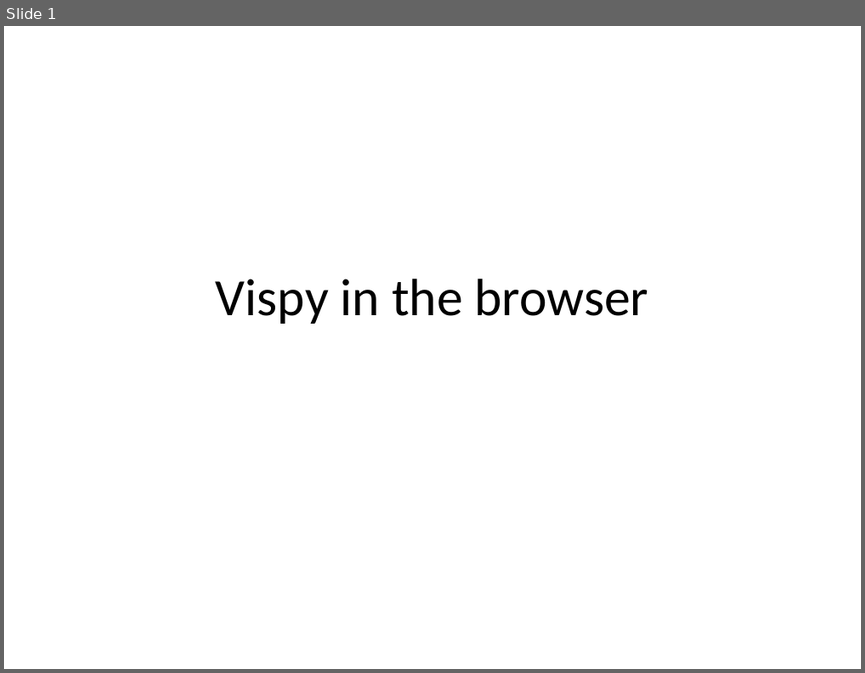
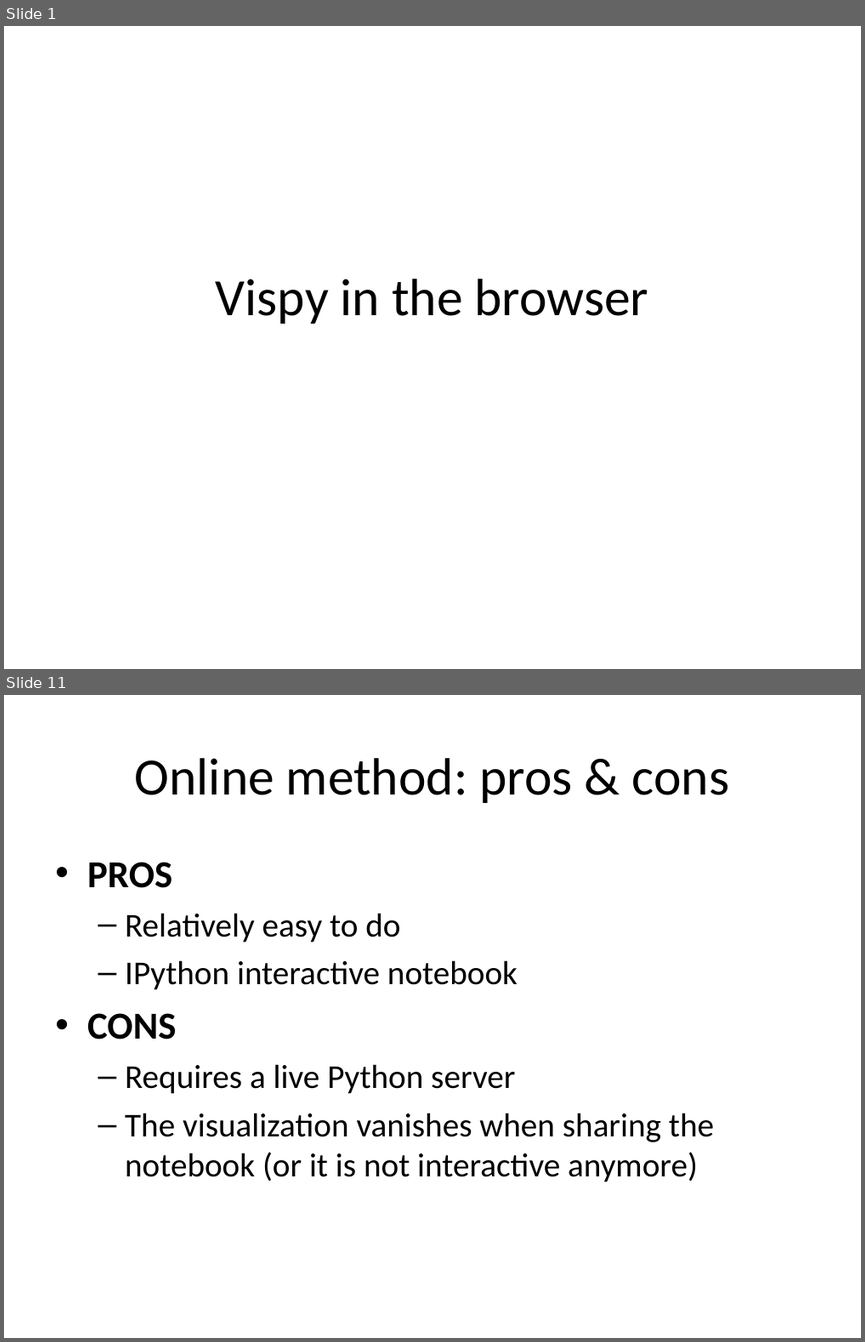
Before and after one commit to vispy/codecamp-esrf-2014, a slide deck: cr/4-webgl/webgl.ppt. Shown one above the other, each under a label of ours: slide 1 before the commit, slides 1 and 11 after it; the slides between them are not shown. The pictures are 865x673 and 865x1342 pixels, drawn with LibreOffice and Linux fonts; fonts in the diff are those of the drawing. Boxes give left, top, right and bottom in pixels: in the first picture for what was removed or moved away, otherwise in the second. Text is boxed around its words. In the diff, an @@ line names an element or a change of style, - is before the commit and + after.

```diff
--- a/cr/4-webgl/webgl.ppt
+++ b/cr/4-webgl/webgl.ppt
@@ slide 11 added at (4,695,861,1338), background #FFFFFF @@
@@ title added at (135,758,729,803), 44 pt, text #000000 @@
+Online method: pros & cons
@@ text added at (87,862,714,1182), 28 pt, text #000000 @@
+• PROS
+  – Relatively easy to do
+  – IPython interactive notebook
+• CONS
+  – Requires a live Python server
+  – The visualization vanishes when sharing the notebook (or it is not interactive anymore)
```
Also in this commit, not shown: 30 other slides added.
